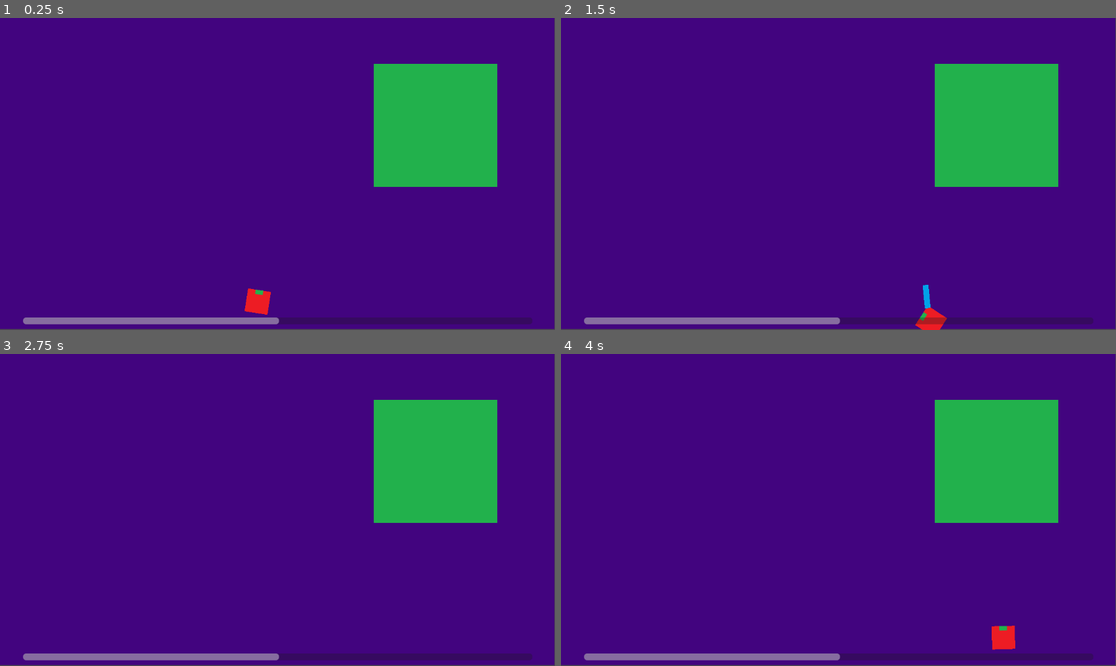
Above: before the commit, frames 1-4 (two rows, left to right).
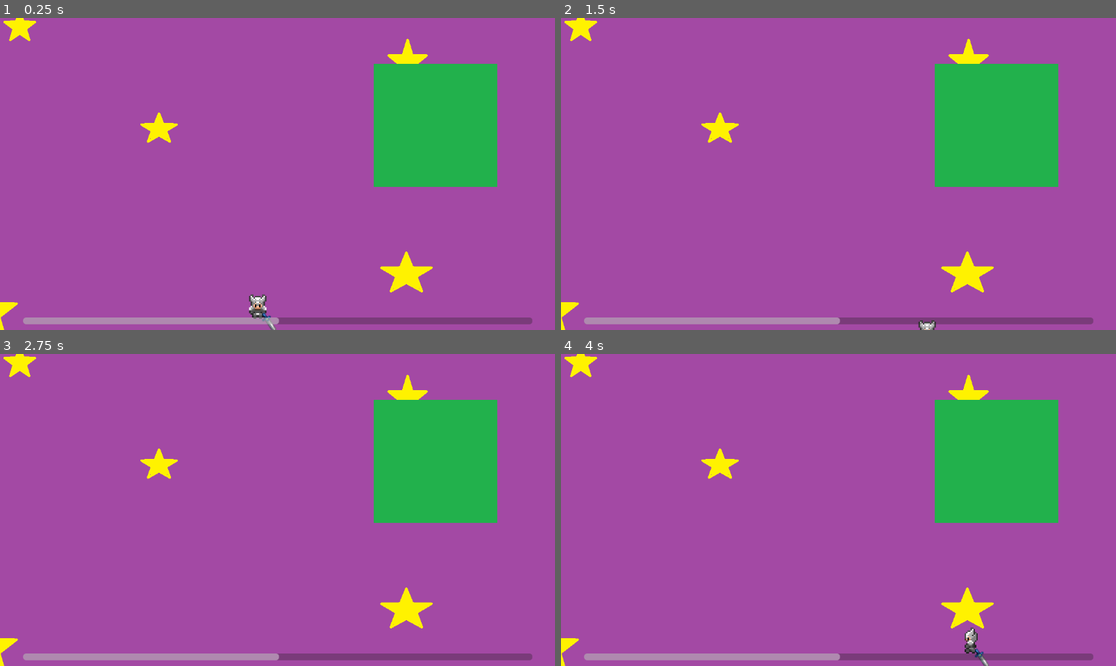
Above: after the commit, the same moments.

Repository: emdorgan/2d-soul
Game: Godot game, scene res://level.tscn
Same seed, same stepped clock (60 frames per second), same inputs: the game is played once before the commit and once after it.
Inputs (mouse positions are in pixels of both pictures, inside the frame that each line leads up to):
- Up to frame 1 (0.25 s): no input
- Up to frame 2 (1.5 s): tap Enter at 0.5 s; move the mouse to (960, 158) at 0.52 s; hold D (Right) 0.53-1.28 s; click (960, 158) at 0.6 s; move the mouse to (727, 189) at 1.27 s; hold S (Down) from 1.28 s (still down); click (727, 189) at 1.35 s
- Up to frame 3 (2.75 s): tap Space at 2 s; move the mouse to (333, 441) at 2.02 s; release S (Down) at 2.03 s; hold D (Right) from 2.03 s (still down); click (333, 441) at 2.1 s
- Up to frame 4 (4 s): tap Enter at 2.75 s; move the mouse to (810, 572) at 2.77 s; release D (Right) at 2.78 s; hold W (Up) 2.78-3.53 s; click (810, 572) at 2.85 s; move the mouse to (1005, 556) at 3.52 s; hold A (Left) from 3.53 s (still down); click (1005, 556) at 3.6 s

The runs differ from the first frame. In frame 1, 91% of the frame differs, in the area x 0-100%, y 0-100%; in frame 2, 91%; in frame 3, 91%; in frame 4, 91%.

Commit message:
feat: add character animations

Diff:
--- a/level.gd
+++ b/level.gd
@@ -1,19 +1,20 @@
 extends Node2D
 
-var sword_scene : PackedScene = load("res://player_sword.tscn");
-
-
-
-func _on_player_slash(slash_position: Variant, slash_rotation) -> void:
-	var sword = sword_scene.instantiate()
-	$Weapons.add_child(sword)
-	sword.position = slash_position;
-	sword.rotation_degrees = slash_rotation + 20;
-
-	var sword_slash_tween = create_tween();
-	sword_slash_tween.tween_property(sword, "rotation_degrees", slash_rotation -110, 0.3)
-	sword_slash_tween.finished.connect(_on_slash_tween_finished.bind(sword))
-
-func _on_slash_tween_finished(sword):
-	sword.queue_free();
-	Global.is_attacking = false;
+#var sword_scene : PackedScene = load("res://player_sword.tscn");
+#
+#
+#
+#func _on_player_slash(slash_position: Variant, slash_rotation) -> void:
+	#var sword = sword_scene.instantiate()
+	#$Weapons.add_child(sword)
+	#sword.position = slash_position;
+	#sword.rotation_degrees = slash_rotation + 20;
+	#
+	#var sword_slash_tween = create_tween();
+	#sword_slash_tween.tween_property(sword, "rotation_degrees", slash_rotation -110, 0.3)
+	#sword_slash_tween.finished.connect(_on_slash_tween_finished.bind(sword))
+	#
+#func _on_slash_tween_finished(sword):
+	#sword.queue_free();
+	#Global.is_attacking = false;
+	#
--- a/level.tscn
+++ b/level.tscn
@@ -3,17 +3,15 @@
 [ext_resource type="Script" path="res://level.gd" id="1_mxvcs"]
 [ext_resource type="PackedScene" uid="uid://1ymqq51h7ej5" path="res://player.tscn" id="1_qjxwr"]
 [ext_resource type="Script" path="res://player.gd" id="2_jju5g"]
+[ext_resource type="Texture2D" uid="uid://bxjkhtsnn43yn" path="res://graphics/BG.png" id="2_q3ysm"]
 [ext_resource type="PackedScene" uid="uid://1wn88jmbktnu" path="res://boss.tscn" id="3_vxxm0"]
-[ext_resource type="PackedScene" uid="uid://kqo3dbwfl0f3" path="res://player_sword.tscn" id="4_vhqh4"]
 
 [node name="Level" type="Node2D"]
 script = ExtResource("1_mxvcs")
 
-[node name="BG" type="ColorRect" parent="."]
-offset_right = 1151.0
-offset_bottom = 646.0
-color = Color(0.25939, 0.016055, 0.497672, 1)
-metadata/_edit_lock_ = true
+[node name="BG" type="Sprite2D" parent="."]
+position = Vector2(626, 340)
+texture = ExtResource("2_q3ysm")
 
 [node name="Player" parent="." instance=ExtResource("1_qjxwr")]
 position = Vector2(535, 589)
@@ -21,11 +19,6 @@
 
 [node name="Boss" parent="." instance=ExtResource("3_vxxm0")]
 position = Vector2(904, 223)
-
-[node name="PlayerSword" parent="." instance=ExtResource("4_vhqh4")]
-position = Vector2(537, 680)
-
-[node name="Weapons" type="Node2D" parent="."]
 
 [node name="UI" type="CanvasLayer" parent="."]
 
@@ -46,4 +39,4 @@
 value = 50.0
 show_percentage = false
 
-[connection signal="slash" from="Player" to="." method="_on_player_slash"]
+[node name="Node2D" type="Node2D" parent="."]
--- a/player.gd
+++ b/player.gd
@@ -1,16 +1,73 @@
 extends CharacterBody2D
 
-@export var walk_speed := 500;
+@export var speed: float = 300.0
+@onready var character_sprite: AnimatedSprite2D = $CharacterAnimation
 
-signal slash(slash_position, slash_direction)
+var direction := Vector2.ZERO
+var last_direction := Vector2.DOWN
 
-func _process(_delta: float) -> void:
-	look_at(get_global_mouse_position());
-	var direction = Input.get_vector("Left", "Right", "Up", "Down");
-	velocity = direction * walk_speed;
-	if(!Global.is_attacking):
-		move_and_slide();
+func _process(delta: float) -> void:
+	update_direction()
+	move_character(delta)
+	update_animation()
 
-	if(Input.is_action_just_pressed("Slash") and !Global.is_attacking):
-		slash.emit($SlashStartingPos.global_position, rotation_degrees)
-		Global.is_attacking = true;
+func update_direction() -> void:
+	direction = Vector2.ZERO
+
+	if Input.is_action_pressed("Up"):
+		direction = Vector2.UP
+	elif Input.is_action_pressed("Down"):
+		direction = Vector2.DOWN
+	elif Input.is_action_pressed("Left"):
+		direction = Vector2.LEFT
+	elif Input.is_action_pressed("Right"):
+		direction = Vector2.RIGHT
+
+	if direction != Vector2.ZERO:
+		last_direction = direction
+
+func move_character(_delta: float) -> void:
+	velocity = direction * speed
+	move_and_slide()
+
+func update_animation() -> void:
+	if direction != Vector2.ZERO:
+		match last_direction:
+			Vector2.UP:
+				character_sprite.play("walk_up")
+			Vector2.DOWN:
+				character_sprite.play("walk_down")
+			Vector2.LEFT:
+				character_sprite.play("walk_left")
+			Vector2.RIGHT:
+				character_sprite.play("walk_right")
+	else:
+		match last_direction:
+			Vector2.UP:
+				character_sprite.play("idle_up")
+			Vector2.DOWN:
+				character_sprite.play("idle_down")
+			Vector2.LEFT:
+				character_sprite.play("idle_left")
+			Vector2.RIGHT:
+				character_sprite.play("idle_right")
+
+
+#func attack() -> void:
+	#Global.is_attacking = true
+	#perform_sword_slash()
+#
+#func perform_sword_slash() -> void:
+	#var sword = sword_scene.instantiate()
+	#add_child(sword)  # Attach the sword to the player
+	#sword.position = $SlashStartingPos.position
+	#sword.rotation_degrees = rotation_degrees + 20;
+#
+	#var sword_slash_tween = create_tween()
+	## Animate the sword's rotation in a quarter-circle arc (from right to front)
+	#sword_slash_tween.tween_property(sword, "rotation_degrees", rotation_degrees - 110, 0.3)
+	#sword_slash_tween.finished.connect(func():
+		#sword.queue_free()
+		#Global.is_attacking = false
+	#)
+	#
--- a/player.tscn
+++ b/player.tscn
@@ -1,16 +1,364 @@
-[gd_scene load_steps=2 format=3 uid="uid://1ymqq51h7ej5"]
-
-[ext_resource type="Texture2D" uid="uid://dqgvm8kr1otac" path="res://graphics/character.png" id="1_db7qh"]
+[gd_scene load_steps=41 format=3 uid="uid://1ymqq51h7ej5"]
+
+[ext_resource type="Texture2D" uid="uid://nfync87o4ujp" path="res://graphics/character/48x48/Char_002.png" id="1_i0nn0"]
+[ext_resource type="Texture2D" uid="uid://col6aodso3qga" path="res://graphics/character/48x48/Char_002_Idle.png" id="1_n8fkm"]
+[ext_resource type="PackedScene" uid="uid://kqo3dbwfl0f3" path="res://player_sword.tscn" id="2_1kawf"]
+
+[sub_resource type="AtlasTexture" id="AtlasTexture_bvq15"]
+atlas = ExtResource("1_n8fkm")
+region = Rect2(0, 0, 72, 72)
+
+[sub_resource type="AtlasTexture" id="AtlasTexture_7gk27"]
+atlas = ExtResource("1_n8fkm")
+region = Rect2(72, 0, 72, 72)
+
+[sub_resource type="AtlasTexture" id="AtlasTexture_75c15"]
+atlas = ExtResource("1_n8fkm")
+region = Rect2(144, 0, 72, 72)
+
+[sub_resource type="AtlasTexture" id="AtlasTexture_v8xv3"]
+atlas = ExtResource("1_n8fkm")
+region = Rect2(216, 0, 72, 72)
+
+[sub_resource type="AtlasTexture" id="AtlasTexture_c53y0"]
+atlas = ExtResource("1_n8fkm")
+region = Rect2(0, 72, 72, 72)
+
+[sub_resource type="AtlasTexture" id="AtlasTexture_ij57w"]
+atlas = ExtResource("1_n8fkm")
+region = Rect2(72, 72, 72, 72)
+
+[sub_resource type="AtlasTexture" id="AtlasTexture_yei7t"]
+atlas = ExtResource("1_n8fkm")
+region = Rect2(144, 72, 72, 72)
+
+[sub_resource type="AtlasTexture" id="AtlasTexture_wy6b5"]
+atlas = ExtResource("1_n8fkm")
+region = Rect2(216, 72, 72, 72)
+
+[sub_resource type="AtlasTexture" id="AtlasTexture_6nen2"]
+atlas = ExtResource("1_n8fkm")
+region = Rect2(0, 144, 72, 72)
+
+[sub_resource type="AtlasTexture" id="AtlasTexture_t01gq"]
+atlas = ExtResource("1_n8fkm")
+region = Rect2(72, 144, 72, 72)
+
+[sub_resource type="AtlasTexture" id="AtlasTexture_khs8y"]
+atlas = ExtResource("1_n8fkm")
+region = Rect2(144, 144, 72, 72)
+
+[sub_resource type="AtlasTexture" id="AtlasTexture_kf1et"]
+atlas = ExtResource("1_n8fkm")
+region = Rect2(216, 144, 72, 72)
+
+[sub_resource type="AtlasTexture" id="AtlasTexture_ujcoy"]
+atlas = ExtResource("1_n8fkm")
+region = Rect2(0, 216, 72, 72)
+
+[sub_resource type="AtlasTexture" id="AtlasTexture_xech5"]
+atlas = ExtResource("1_n8fkm")
+region = Rect2(72, 216, 72, 72)
+
+[sub_resource type="AtlasTexture" id="AtlasTexture_7v3o1"]
+atlas = ExtResource("1_n8fkm")
+region = Rect2(144, 216, 72, 72)
+
+[sub_resource type="AtlasTexture" id="AtlasTexture_mvrqh"]
+atlas = ExtResource("1_n8fkm")
+region = Rect2(216, 216, 72, 72)
+
+[sub_resource type="AtlasTexture" id="AtlasTexture_p0ee1"]
+atlas = ExtResource("1_i0nn0")
+region = Rect2(0, 0, 72, 72)
+
+[sub_resource type="AtlasTexture" id="AtlasTexture_ec2lg"]
+atlas = ExtResource("1_i0nn0")
+region = Rect2(72, 0, 72, 72)
+
+[sub_resource type="AtlasTexture" id="AtlasTexture_ufv5m"]
+atlas = ExtResource("1_i0nn0")
+region = Rect2(144, 0, 72, 72)
+
+[sub_resource type="AtlasTexture" id="AtlasTexture_ihyr4"]
+atlas = ExtResource("1_i0nn0")
+region = Rect2(216, 0, 72, 72)
+
+[sub_resource type="AtlasTexture" id="AtlasTexture_n2d1y"]
+atlas = ExtResource("1_i0nn0")
+region = Rect2(0, 72, 72, 72)
+
+[sub_resource type="AtlasTexture" id="AtlasTexture_7d2m6"]
+atlas = ExtResource("1_i0nn0")
+region = Rect2(72, 72, 72, 72)
+
+[sub_resource type="AtlasTexture" id="AtlasTexture_o3pvd"]
+atlas = ExtResource("1_i0nn0")
+region = Rect2(144, 72, 72, 72)
+
+[sub_resource type="AtlasTexture" id="AtlasTexture_x4jtr"]
+atlas = ExtResource("1_i0nn0")
+region = Rect2(216, 72, 72, 72)
+
+[sub_resource type="AtlasTexture" id="AtlasTexture_02ff4"]
+atlas = ExtResource("1_i0nn0")
+region = Rect2(0, 144, 72, 72)
+
+[sub_resource type="AtlasTexture" id="AtlasTexture_ocber"]
+atlas = ExtResource("1_i0nn0")
+region = Rect2(72, 144, 72, 72)
+
+[sub_resource type="AtlasTexture" id="AtlasTexture_hjkhp"]
+atlas = ExtResource("1_i0nn0")
+region = Rect2(144, 144, 72, 72)
+
+[sub_resource type="AtlasTexture" id="AtlasTexture_nrljt"]
+atlas = ExtResource("1_i0nn0")
+region = Rect2(216, 144, 72, 72)
+
+[sub_resource type="AtlasTexture" id="AtlasTexture_o7agk"]
+atlas = ExtResource("1_i0nn0")
+region = Rect2(0, 216, 72, 72)
+
+[sub_resource type="AtlasTexture" id="AtlasTexture_agfjc"]
+atlas = ExtResource("1_i0nn0")
+region = Rect2(72, 216, 72, 72)
+
+[sub_resource type="AtlasTexture" id="AtlasTexture_istwx"]
+atlas = ExtResource("1_i0nn0")
+region = Rect2(144, 216, 72, 72)
+
+[sub_resource type="AtlasTexture" id="AtlasTexture_05xyc"]
+atlas = ExtResource("1_i0nn0")
+region = Rect2(216, 216, 72, 72)
+
+[sub_resource type="SpriteFrames" id="SpriteFrames_vc0re"]
+animations = [{
+"frames": [{
+"duration": 1.0,
+"texture": SubResource("AtlasTexture_bvq15")
+}, {
+"duration": 1.0,
+"texture": SubResource("AtlasTexture_7gk27")
+}, {
+"duration": 1.0,
+"texture": SubResource("AtlasTexture_75c15")
+}, {
+"duration": 1.0,
+"texture": SubResource("AtlasTexture_v8xv3")
+}],
+"loop": true,
+"name": &"idle_down",
+"speed": 5.0
+}, {
+"frames": [{
+"duration": 1.0,
+"texture": SubResource("AtlasTexture_c53y0")
+}, {
+"duration": 1.0,
+"texture": SubResource("AtlasTexture_ij57w")
+}, {
+"duration": 1.0,
+"texture": SubResource("AtlasTexture_yei7t")
+}, {
+"duration": 1.0,
+"texture": SubResource("AtlasTexture_wy6b5")
+}],
+"loop": true,
+"name": &"idle_left",
+"speed": 5.0
+}, {
+"frames": [{
+"duration": 1.0,
+"texture": SubResource("AtlasTexture_6nen2")
+}, {
+"duration": 1.0,
+"texture": SubResource("AtlasTexture_t01gq")
+}, {
+"duration": 1.0,
+"texture": SubResource("AtlasTexture_khs8y")
+}, {
+"duration": 1.0,
+"texture": SubResource("AtlasTexture_kf1et")
+}],
+"loop": true,
+"name": &"idle_right",
+"speed": 5.0
+}, {
+"frames": [{
+"duration": 1.0,
+"texture": SubResource("AtlasTexture_ujcoy")
+}, {
+"duration": 1.0,
+"texture": SubResource("AtlasTexture_xech5")
+}, {
+"duration": 1.0,
+"texture": SubResource("AtlasTexture_7v3o1")
+}, {
+"duration": 1.0,
+"texture": SubResource("AtlasTexture_mvrqh")
+}],
+"loop": true,
+"name": &"idle_up",
+"speed": 5.0
+}, {
+"frames": [{
+"duration": 1.0,
+"texture": SubResource("AtlasTexture_p0ee1")
+}, {
+"duration": 1.0,
+"texture": SubResource("AtlasTexture_ec2lg")
+}, {
+"duration": 1.0,
+"texture": SubResource("AtlasTexture_ufv5m")
+}, {
+"duration": 1.0,
+"texture": SubResource("AtlasTexture_ihyr4")
+}],
+"loop": true,
+"name": &"walk_down",
+"speed": 5.0
+}, {
+"frames": [{
+"duration": 1.0,
+"texture": SubResource("AtlasTexture_n2d1y")
+}, {
+"duration": 1.0,
+"texture": SubResource("AtlasTexture_7d2m6")
+}, {
+"duration": 1.0,
+"texture": SubResource("AtlasTexture_o3pvd")
+}, {
+"duration": 1.0,
+"texture": SubResource("AtlasTexture_x4jtr")
+}],
+"loop": true,
+"name": &"walk_left",
+"speed": 5.0
+}, {
+"frames": [{
+"duration": 1.0,
+"texture": SubResource("AtlasTexture_02ff4")
+}, {
+"duration": 1.0,
+"texture": SubResource("AtlasTexture_ocber")
+}, {
+"duration": 1.0,
+"texture": SubResource("AtlasTexture_hjkhp")
+}, {
+"duration": 1.0,
+"texture": SubResource("AtlasTexture_nrljt")
+}],
+"loop": true,
+"name": &"walk_right",
+"speed": 5.0
+}, {
+"frames": [{
+"duration": 1.0,
+"texture": SubResource("AtlasTexture_o7agk")
+}, {
+"duration": 1.0,
+"texture": SubResource("AtlasTexture_agfjc")
+}, {
+"duration": 1.0,
+"texture": SubResource("AtlasTexture_istwx")
+}, {
+"duration": 1.0,
+"texture": SubResource("AtlasTexture_05xyc")
+}],
+"loop": true,
+"name": &"walk_up",
+"speed": 5.0
+}]
+
+[sub_resource type="CapsuleShape2D" id="CapsuleShape2D_e3aw7"]
+radius = 15.0
+height = 50.0
+
+[sub_resource type="Animation" id="Animation_yj8y7"]
+resource_name = "down_attack"
+length = 0.2
+step = 0.1
+tracks/0/type = "value"
+tracks/0/imported = false
+tracks/0/enabled = true
+tracks/0/path = NodePath("Weapon:rotation")
+tracks/0/interp = 1
+tracks/0/loop_wrap = true
+tracks/0/keys = {
+"times": PackedFloat32Array(0, 0.1, 0.2),
+"transitions": PackedFloat32Array(1, 1, 1),
+"update": 0,
+"values": [2.52395, 3.13121, 4.01027]
+}
+tracks/1/type = "value"
+tracks/1/imported = false
+tracks/1/enabled = true
+tracks/1/path = NodePath("Weapon:position")
+tracks/1/interp = 1
+tracks/1/loop_wrap = true
+tracks/1/keys = {
+"times": PackedFloat32Array(0, 0.1, 0.2),
+"transitions": PackedFloat32Array(1, 1, 1),
+"update": 0,
+"values": [Vector2(13, 27), Vector2(-2.86102e-06, 37), Vector2(-15, 29)]
+}
+
+[sub_resource type="Animation" id="Animation_suqj3"]
+length = 0.001
+tracks/0/type = "value"
+tracks/0/imported = false
+tracks/0/enabled = true
+tracks/0/path = NodePath("Weapon:rotation")
+tracks/0/interp = 1
+tracks/0/loop_wrap = true
+tracks/0/keys = {
+"times": PackedFloat32Array(0),
+"transitions": PackedFloat32Array(1),
+"update": 0,
+"values": [2.52395]
+}
+tracks/1/type = "value"
+tracks/1/imported = false
+tracks/1/enabled = true
+tracks/1/path = NodePath("Weapon:position")
+tracks/1/interp = 1
+tracks/1/loop_wrap = true
+tracks/1/keys = {
+"times": PackedFloat32Array(0),
+"transitions": PackedFloat32Array(1),
+"update": 0,
+"values": [Vector2(13, 27)]
+}
+
+[sub_resource type="AnimationLibrary" id="AnimationLibrary_l4g00"]
+_data = {
+"RESET": SubResource("Animation_suqj3"),
+"down_attack": SubResource("Animation_yj8y7")
+}
 
 [node name="Player" type="CharacterBody2D"]
+position = Vector2(0, 3)
 collision_mask = 6
 
-[node name="Sprite2D" type="Sprite2D" parent="."]
-rotation = 1.5708
-texture = ExtResource("1_db7qh")
-
-[node name="CollisionPolygon2D" type="CollisionPolygon2D" parent="."]
-polygon = PackedVector2Array(-24, -24, -24, 24, 24, 24, 24, -24)
-
-[node name="SlashStartingPos" type="Marker2D" parent="."]
-position = Vector2(21, 20)
+[node name="CharacterAnimation" type="AnimatedSprite2D" parent="."]
+sprite_frames = SubResource("SpriteFrames_vc0re")
+animation = &"idle_down"
+
+[node name="CharacterHurtbox" type="CollisionShape2D" parent="."]
+position = Vector2(0, 11)
+scale = Vector2(1, 1.03583)
+shape = SubResource("CapsuleShape2D_e3aw7")
+
+[node name="Weapon" type="Node2D" parent="."]
+position = Vector2(13, 27)
+rotation = 2.52395
+
+[node name="PlayerSword" parent="Weapon" instance=ExtResource("2_1kawf")]
+position = Vector2(0, 0)
+scale = Vector2(1.507, 1.5)
+
+[node name="AnimationPlayer" type="AnimationPlayer" parent="."]
+libraries = {
+"": SubResource("AnimationLibrary_l4g00")
+}
--- a/player_sword.tscn
+++ b/player_sword.tscn
@@ -1,22 +1,23 @@
-[gd_scene load_steps=2 format=3 uid="uid://kqo3dbwfl0f3"]
+[gd_scene load_steps=3 format=3 uid="uid://kqo3dbwfl0f3"]
 
-[ext_resource type="Texture2D" uid="uid://cm1tfnb0jbh0j" path="res://graphics/player_sword.png" id="1_xis7c"]
+[ext_resource type="Texture2D" uid="uid://drjw54bykakox" path="res://graphics/weapons/hero sword.png" id="1_1v6rm"]
 
-[node name="PlayerSword" type="Node2D"]
+[sub_resource type="CapsuleShape2D" id="CapsuleShape2D_ink4w"]
+radius = 3.87061
+height = 23.7891
+
+[node name="PlayerSword" type="Area2D"]
 position = Vector2(526, 605)
-scale = Vector2(1.01185, 1.00733)
+rotation = 0.0165983
+scale = Vector2(1.507, 1.5)
 
 [node name="Sprite2D" type="Sprite2D" parent="."]
-position = Vector2(0, 24)
-texture = ExtResource("1_xis7c")
+position = Vector2(-0.220253, -13.3315)
+rotation = -0.785398
+scale = Vector2(1.5, 1.5)
+texture = ExtResource("1_1v6rm")
 
-[node name="SwordHitBox" type="Area2D" parent="Sprite2D"]
-position = Vector2(0, -24)
-collision_layer = 4
-collision_mask = 2
-
-[node name="CollisionPolygon2D" type="CollisionPolygon2D" parent="Sprite2D/SwordHitBox"]
-position = Vector2(0, 24)
-polygon = PackedVector2Array(-6, -24, -6, 24, 6, 24, 6, -24)
-
-[connection signal="body_entered" from="Sprite2D/SwordHitBox" to="." method="_on_sword_hit_box_body_entered"]
+[node name="SwordHitbox" type="CollisionShape2D" parent="."]
+position = Vector2(-0.308369, -18.6636)
+scale = Vector2(1, 0.956355)
+shape = SubResource("CapsuleShape2D_ink4w")
--- a/weapons.gd
+++ /dev/null
@@ -1 +0,0 @@
-extends Node2D
Binary file added: graphics/BG.png
Not shown, added: graphics/BG.png.import
Binary file added: graphics/character/48x48/Char_001.png
Not shown, added: graphics/character/48x48/Char_001.png.import
Binary file added: graphics/character/48x48/Char_001_Idle.png
Not shown, added: graphics/character/48x48/Char_001_Idle.png.import
Binary file added: graphics/character/48x48/Char_002.png
Not shown, added: graphics/character/48x48/Char_002.png.import
Binary file added: graphics/character/48x48/Char_002_Idle.png
Not shown, added: graphics/character/48x48/Char_002_Idle.png.import
Binary file added: graphics/character/48x48/Char_003.png
Not shown, added: graphics/character/48x48/Char_003.png.import
(and 34 more such lines)
